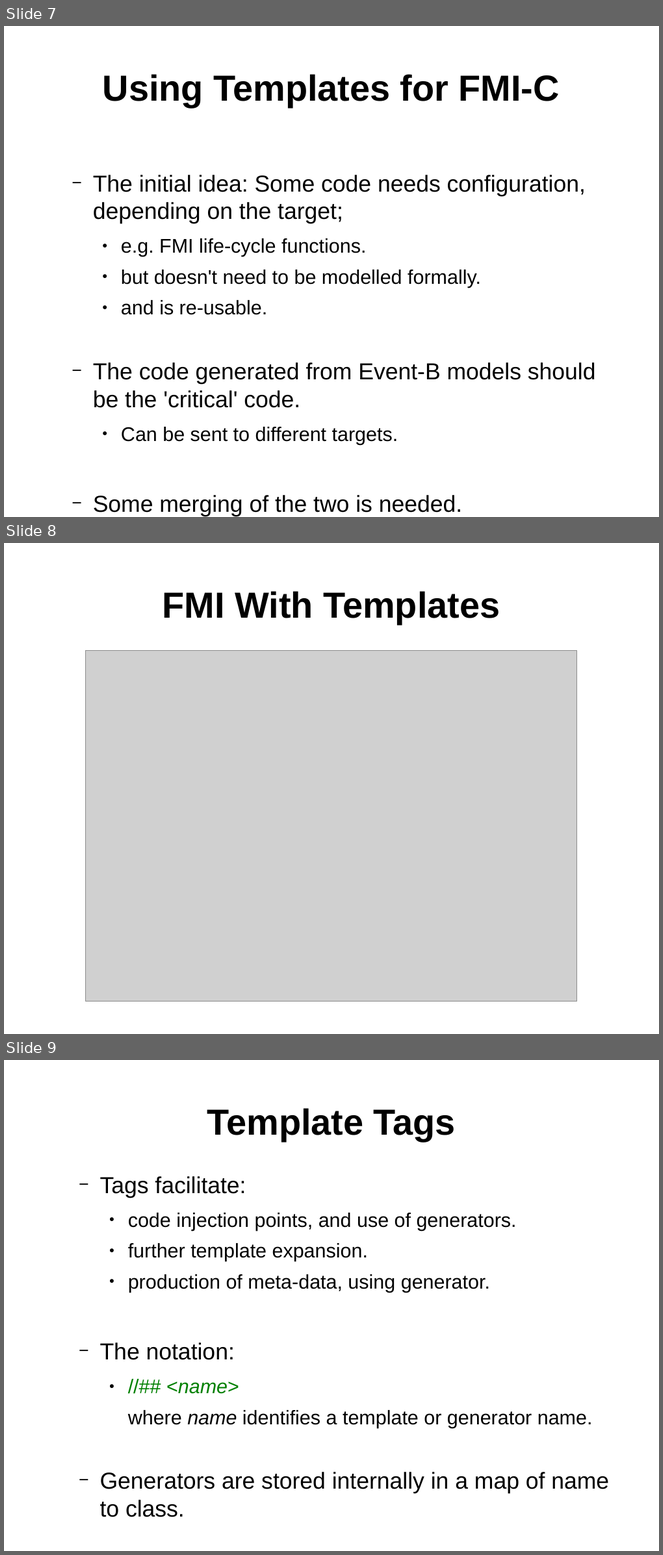
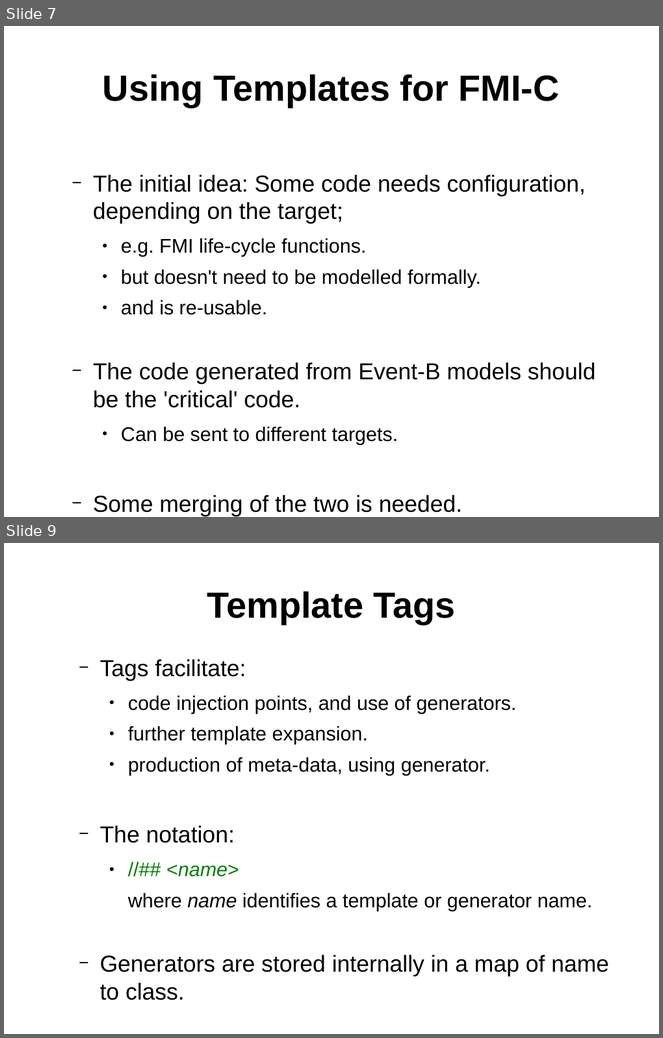
Before and after one commit to weetmuts/rodin-b-sharp-iUML_B_Utils, a slide deck: work/store/Writing/InterfaceTemplatesPaper(acceptedABZ2014)/presentation/templates.odp. Shown one above the other, each under a label of ours: slides 7, 8 and 9 before the commit, slides 7 and 9 after it; the slides between them are not shown. The pictures are 663x1555 and 663x1038 pixels, drawn with LibreOffice and Linux fonts; fonts in the diff are those of the drawing; grey boxes stand for pictures. Boxes give left, top, right and bottom in pixels: in the first picture for what was removed or moved away, otherwise in the second. Text is boxed around its words. In the diff, an @@ line names an element or a change of style, - is before the commit and + after.

```diff
--- a/work/store/Writing/InterfaceTemplatesPaper(acceptedABZ2014)/presentation/templates.odp
+++ b/work/store/Writing/InterfaceTemplatesPaper(acceptedABZ2014)/presentation/templates.odp
@@ slide 8 removed at [4, 543, 659, 1034], background #FFFFFF @@
@@ title removed at [163, 591, 500, 624] @@
-FMI With Templates
@@ picture removed at [86, 651, 578, 1002] @@
```
Also in this commit, not shown: 4 slides changed, 1 slide added, 6 other files.
